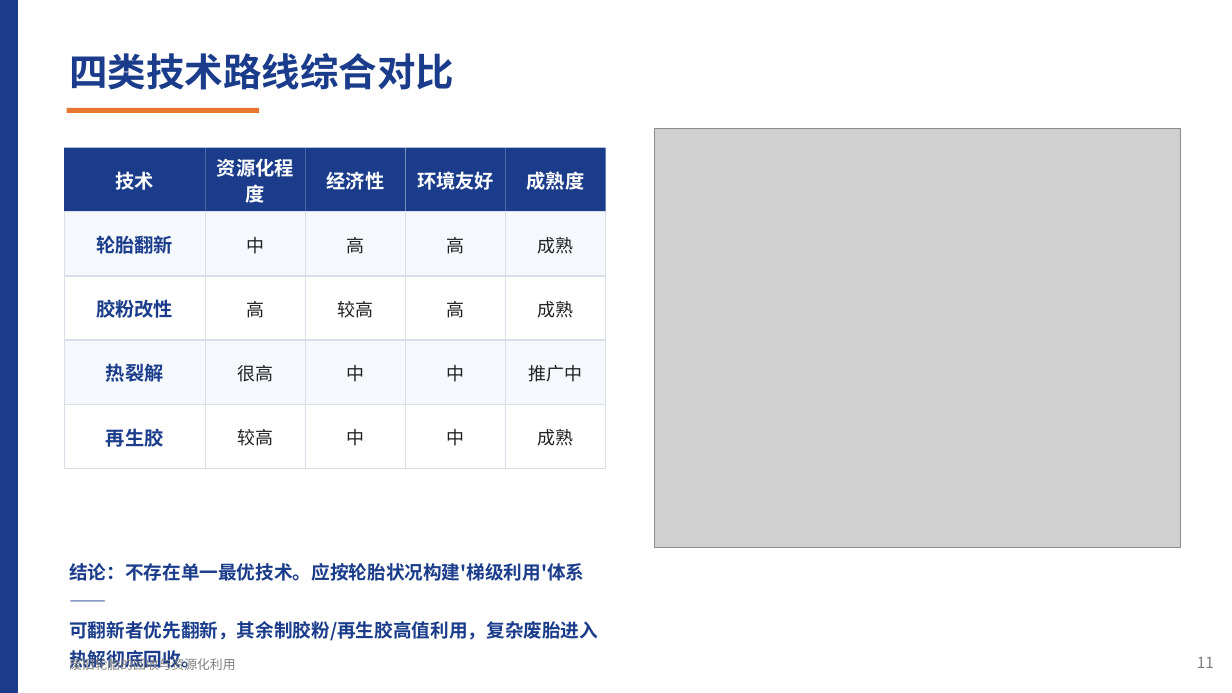
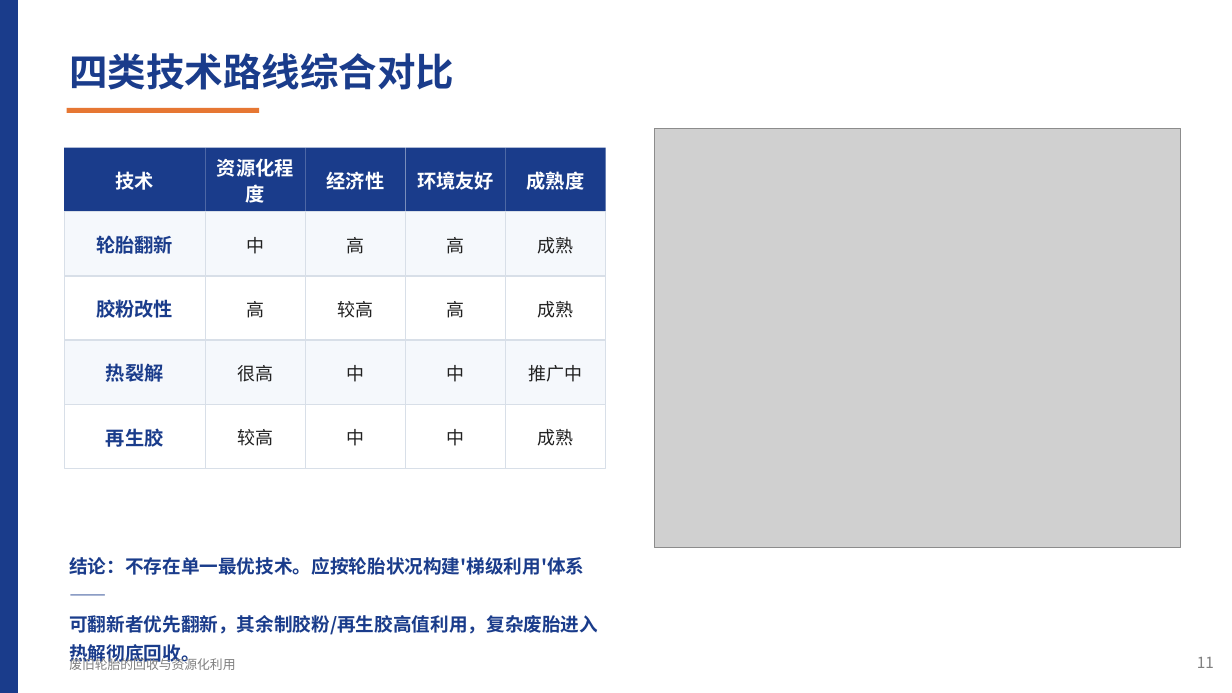
Before and after one commit to tldsnhzrs/ppt4, a slide deck: slide 18 of presentation/废旧轮胎的回收与资源化利用.pptx. Drawn at 1232x693 pixels with LibreOffice and Linux fonts; fonts in the diff are those of the drawing; grey boxes stand for pictures. Boxes give left, top, right and bottom in pixels: in the first picture for what was removed or moved away, otherwise in the second. Text is boxed around its words. In the diff, an @@ line names an element or a change of style, - is before the commit and + after.

```diff
--- a/presentation/废旧轮胎的回收与资源化利用.pptx
+++ b/presentation/废旧轮胎的回收与资源化利用.pptx
@@ text "结论：不存在单一最优技术。应按轮胎状况构建'梯级利用'体系——": place and size @@
-text "结论：不存在单一最优技术。应按轮胎状况构建'梯级利用'体系——" at <box>69,563,598,672</box>
+text "结论：不存在单一最优技术。应按轮胎状况构建'梯级利用'体系——" at <box>69,557,598,666</box>
```
Also in this commit, not shown: 8 other slides changed, 3 other files.
